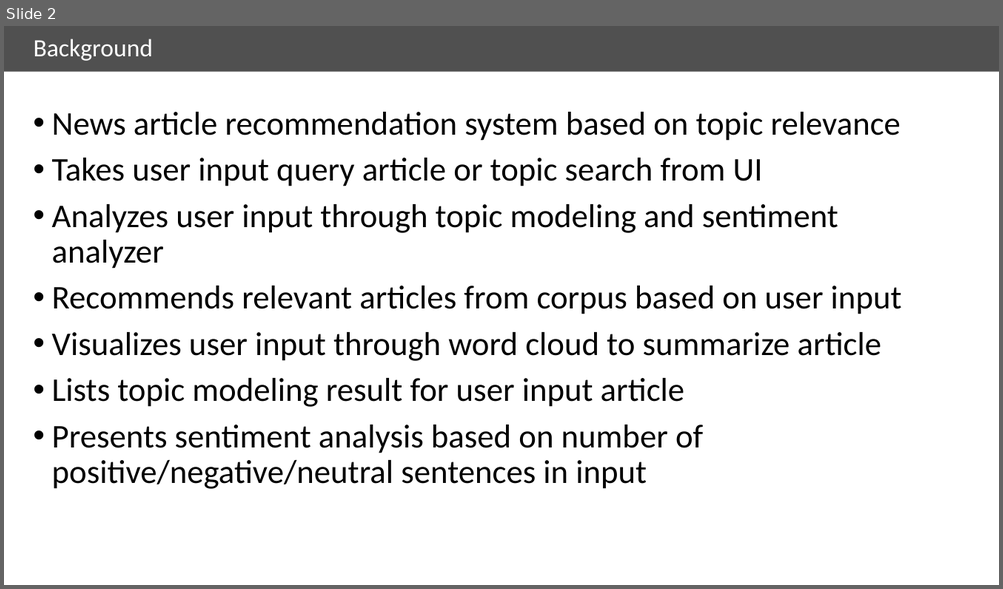
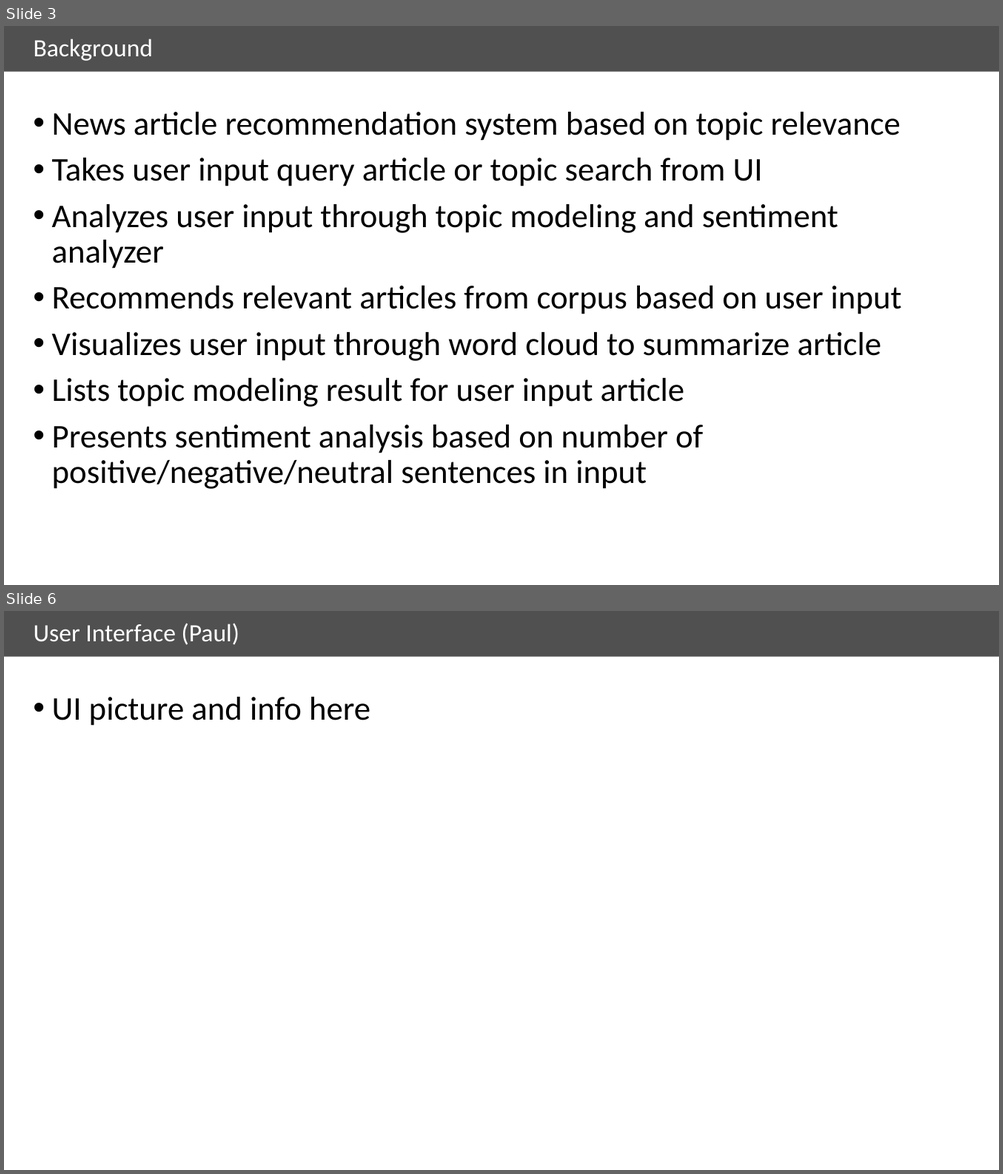
Before and after one commit to ryanbae89/news_analyzer, a slide deck: doc/Final_presentation_v1.pptx. Shown one above the other, each under a label of ours: slide 2 before the commit, slides 3 and 6 after it; the slides between them are not shown. The pictures are 1003x589 and 1003x1174 pixels, drawn with LibreOffice and Linux fonts; fonts in the diff are those of the drawing. Boxes give left, top, right and bottom in pixels: in the first picture for what was removed or moved away, otherwise in the second. Text is boxed around its words. In the diff, an @@ line names an element or a change of style, - is before the commit and + after.

```diff
--- a/doc/Final_presentation_v1.pptx
+++ b/doc/Final_presentation_v1.pptx
@@ slide 6 added at (x1=4, y1=611, x2=999, y2=1170), background #FFFFFF; not listed: 1 template element that a slide beside it also shows @@
@@ title added at (x1=34, y1=623, x2=239, y2=645), 24 pt, text #FFFFFF @@
+User Interface (Paul)
@@ text added at (x1=52, y1=697, x2=370, y2=726), 32 pt, text #000000 @@
+• UI picture and info here
@@ what was slide 2 is now slide 3 @@
```
Also in this commit, not shown: 4 slides changed, 10 other slides added, 3 slides removed, 6 other files.
